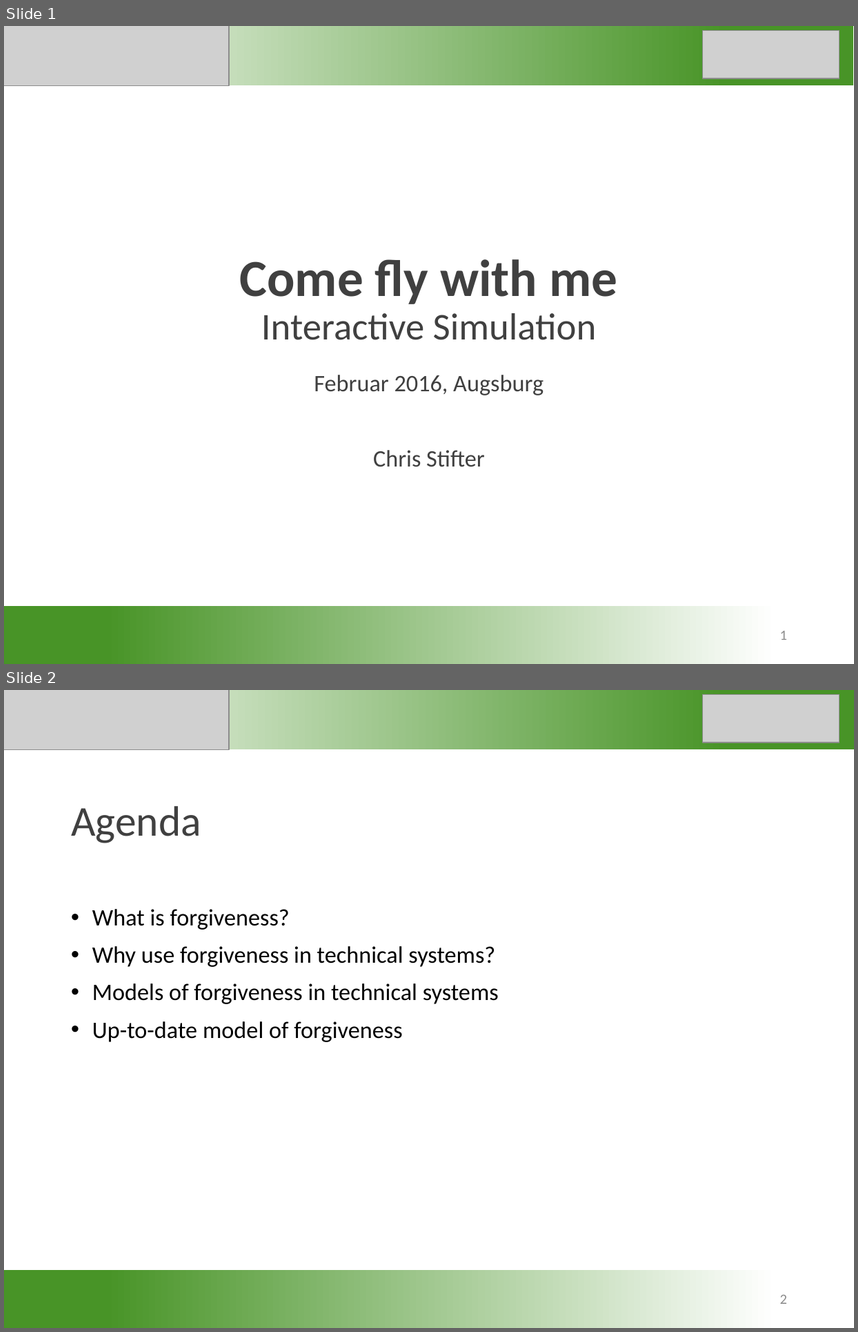
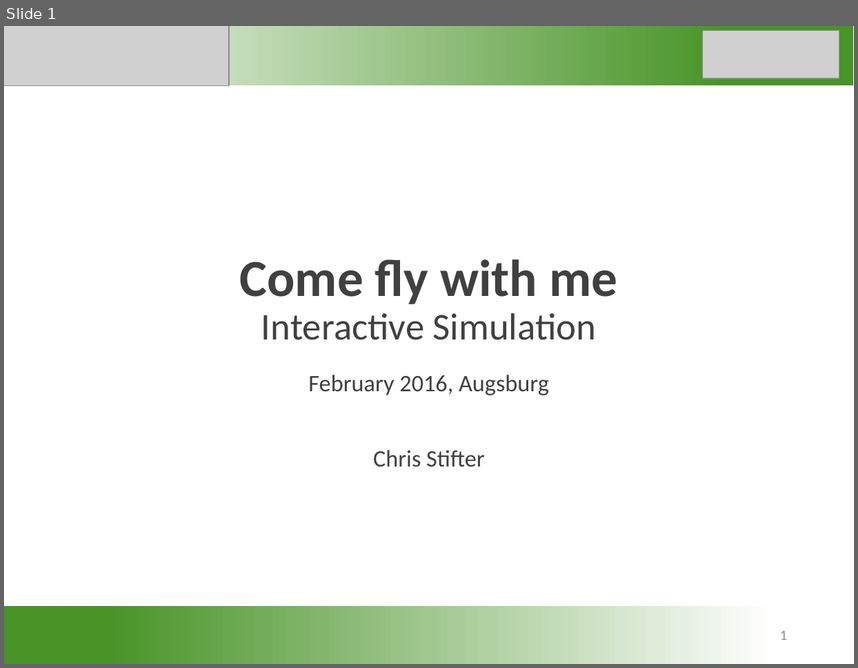
Before and after one commit to unia-intsim-ws1516/group07-tran-stifter, a slide deck: Folien_Come_fly_with_me.pptx. Shown one above the other, each under a label of ours: slides 1 and 2 before the commit, slide 1 after it. The pictures are 858x1332 and 858x668 pixels, drawn with LibreOffice and Linux fonts; fonts in the diff are those of the drawing; grey boxes stand for pictures. Boxes give left, top, right and bottom in pixels: in the first picture for what was removed or moved away, otherwise in the second. Text is boxed around its words. In the diff, an @@ line names an element or a change of style, - is before the commit and + after.

```diff
--- a/Folien_Come_fly_with_me.pptx
+++ b/Folien_Come_fly_with_me.pptx
@@ slide 2 removed at (x1=4, y1=690, x2=854, y2=1328), background #FFFFFF @@
@@ rectangle removed at (x1=4, y1=690, x2=854, y2=749) @@
@@ picture removed at (x1=4, y1=690, x2=229, y2=749) @@
@@ picture removed at (x1=703, y1=694, x2=840, y2=742) @@
@@ title removed at (x1=71, y1=806, x2=201, y2=843) @@
-Agenda
@@ text removed at (x1=92, y1=909, x2=499, y2=1042) @@
-• What is forgiveness?
-• Why use forgiveness in technical systems?
-• Models of forgiveness in technical systems
-• Up-to-date model of forgiveness
@@ rectangle removed at (x1=4, y1=1270, x2=853, y2=1328) @@
@@ page number removed at (x1=780, y1=1294, x2=787, y2=1303) @@
-2
@@ slide 1 changed as well @@
@@ subtitle at (x1=308, y1=374, x2=549, y2=395): text changed @@
-Februar 2016, Augsburg
+February 2016, Augsburg
```
Also in this commit, not shown: 3 slides added, 1 other slide removed.
